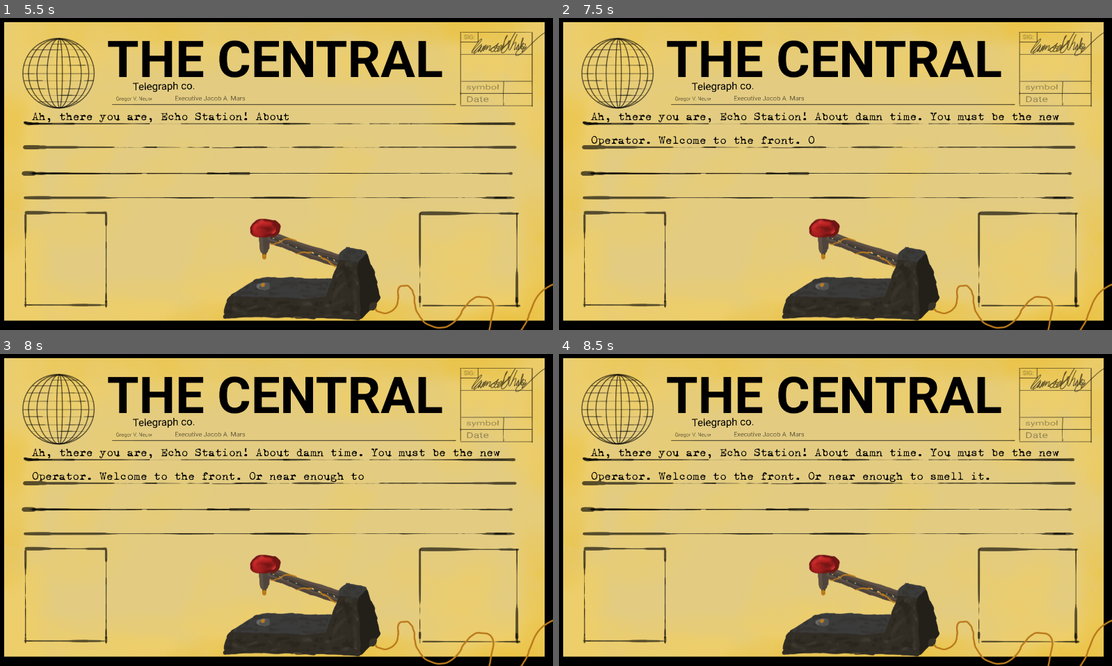
Above: before the commit, frames 1-4 (two rows, left to right).
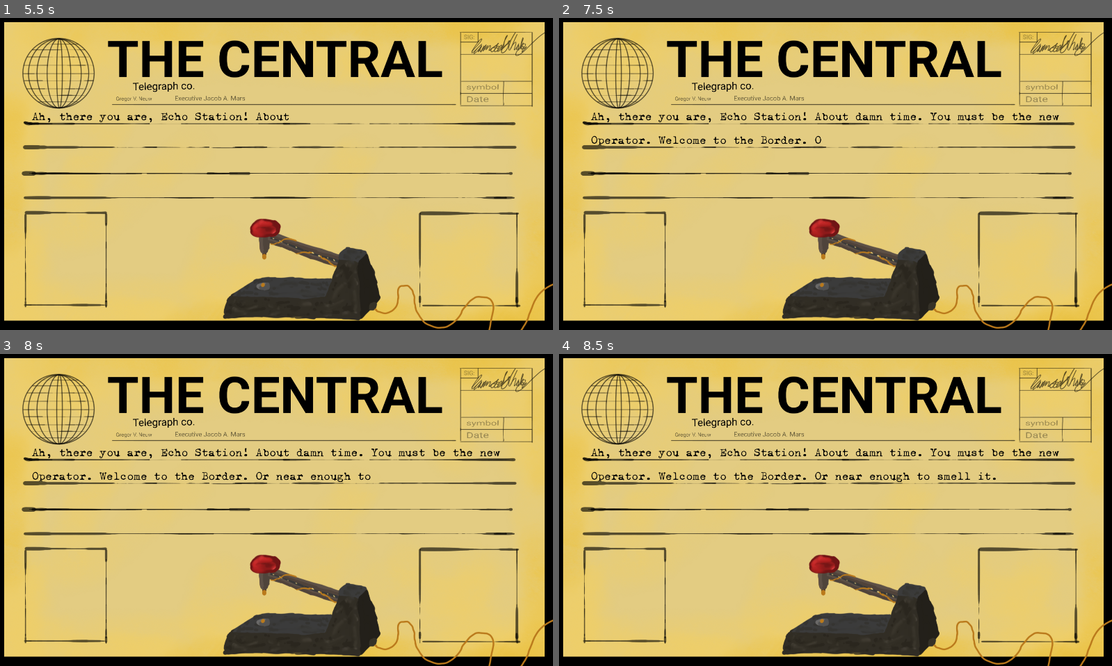
Above: after the commit, the same moments.

Repository: Atticus-Atticus/CoarseMorseGitHubEdition
Game: Godot game, scene res://Intro Scene/IntroScene.tscn
The game is run twice, just before and just after one commit, with the same random seed, the same clock (stepped at 60 frames per second) and the same inputs.
Inputs (mouse positions are in pixels of both pictures, inside the frame that each line leads up to):
- Up to frame 1 (5.5 s): click (265, 239) at 0.5 s; click (265, 239) at 1.25 s; click (265, 239) at 2 s; tap Space (Dialogue) every 0.75 s from 2.85 to 5.1 s; tap Enter at 4.25 s
- Up to frame 2 (7.5 s): tap Space (Dialogue) at 5.85, 6.6, 7.35 s
- Up to frame 3 (8 s): no input
- Up to frame 4 (8.5 s): tap Space (Dialogue) at 8.1 s

Frame 1 is identical in both runs. In frame 2, 0.1% of the frame differs, in the area x 36-48%, y 37-41%; in frame 3, 0.3%; in frame 4, 0.4%, in the area x 36-79%, y 37-41%.

Commit message:
some things i couldnt test as it doesnt load the day and night screen olnly start
arrow only shows if you dont press down the button first,
made it so between day 2 and 3 there is some resistance flavourtext and changed how the text is displayed, dont know if it works, my end is very borkd

Diff:
--- a/EndOfDayScript.gd
+++ b/EndOfDayScript.gd
@@ -14,6 +14,10 @@
 var textline = 0
 
 func _ready() -> void:
+	if not Globals.day == 3:
+		$Label.text = str("You have: £ " + str(Globals.money) + " You have paid £ " + str(Globals.rent) + "in rent. Press the telegraph machine to continue.")
+	else:
+		$Label.text = str("You have: £ " + str(Globals.money) + " You have paid £ " + str(Globals.rent) + "in rent. A strange man passes you some notes and tells you to send them. Press the telegraph machine to continue.")
 	pressed.hide()
 	await get_tree().create_timer(3.5).timeout
 	$"../CanvasLayer".queue_free()
--- a/Intro Scene/IntroDialogueScript.gd
+++ b/Intro Scene/IntroDialogueScript.gd
@@ -8,7 +8,7 @@
 @onready var not_pressed = $"../Up"
 
 @onready var sfx = $"../Typewriter"
-
+var showarrow = true
 var textline = 0
 
 func _ready() -> void:
@@ -19,7 +19,8 @@
 	tweening.play("TweenText")
 	sfx.play()
 	await get_tree().create_timer(3).timeout
-	arrow.show()
+	if showarrow:
+		arrow.show()
 
 func _on_animation_finished(anim_name: StringName) -> void:
 	textline += 1
@@ -27,7 +28,7 @@
 
 func _process(delta: float) -> void:
 	if Input.is_action_just_pressed("Dialogue") and textline == 1:
-		text.set_text("Ah, there you are, Echo Station! About damn time. You must be the new Operator. Welcome to the front. Or near enough to smell it.")
+		text.set_text("Ah, there you are, Echo Station! About damn time. You must be the new Operator. Welcome to the Border. Or near enough to smell it.")
 		tweening.play("TweenText")
 		sfx.play()
 		arrow.hide()
@@ -64,7 +65,7 @@
 		sfx.play()
 
 	if Input.is_action_just_pressed("Dialogue") and textline == 8:
-		text.set_text("Oh, and ignore any resistance messages. We won't pay you for those messages.")
+		text.set_text("Oh, We will only pay you for our messages.")
 		tweening.play("TweenText")
 		sfx.play()
 
@@ -76,6 +77,7 @@
 	pressed.show()
 	not_pressed.hide()
 	Input.action_press("Dialogue")
+	showarrow = false
 
 
 func _on_button_button_up() -> void:
